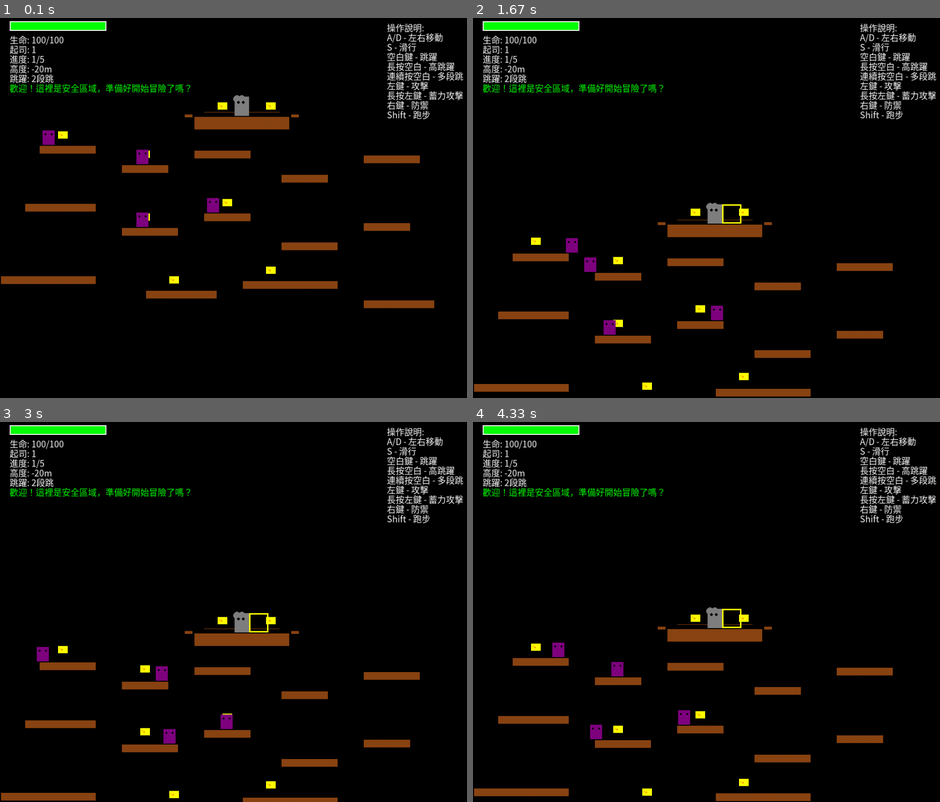
Above: before the commit, frames 1-4 (two rows, left to right).
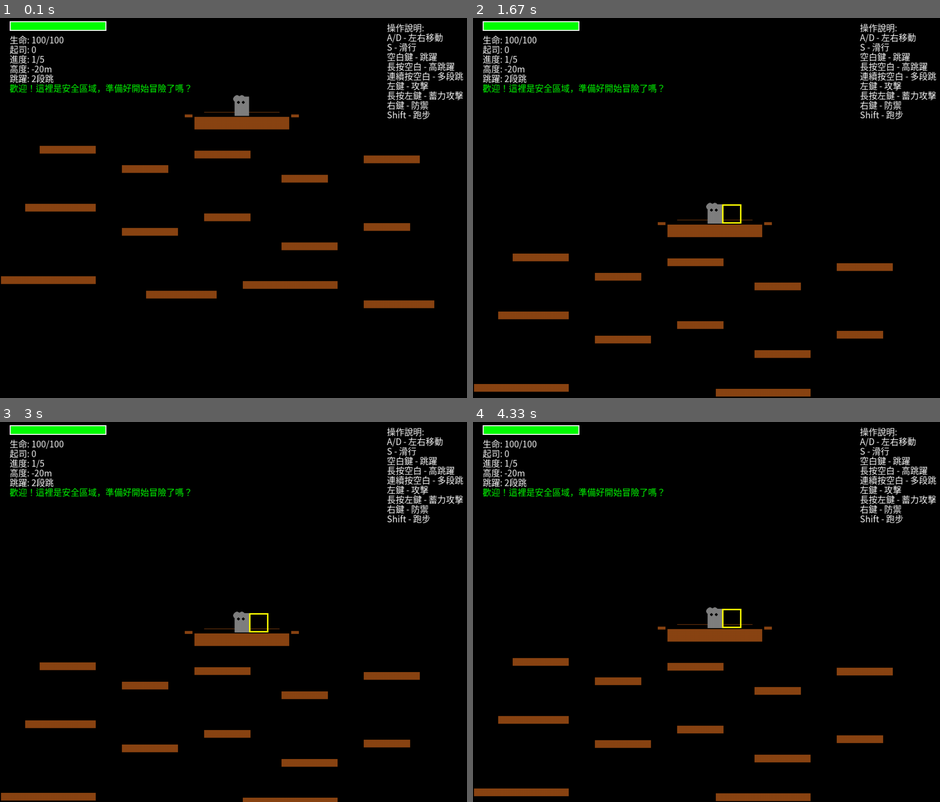
Above: after the commit, the same moments.

Repository: sonshu-boy/pygameXAgent
Game: pygame game, started from tower_adventure/main.py
Same seed, same stepped clock (60 frames per second), same inputs: the game is played once before the commit and once after it.
Inputs (mouse positions are in pixels of both pictures, inside the frame that each line leads up to):
- Up to frame 1 (0.1 s): no input
- Up to frame 2 (1.67 s): click (715, 204) at 0.38 s; click (547, 344) at 0.72 s; click (748, 113) at 1.05 s; press the mouse at (748, 113) at 1.37 s; move the mouse to (659, 128) at 1.47 s; release the mouse at (571, 143) at 1.6 s
- Up to frame 3 (3 s): click (228, 748) at 1.72 s; tap Space at 2 s; press the mouse at (228, 748) at 2.37 s; move the mouse to (214, 729) at 2.47 s; release the mouse at (200, 710) at 2.6 s
- Up to frame 4 (4.33 s): click (832, 536) at 3.22 s; press the mouse at (832, 536) at 3.53 s; move the mouse to (757, 631) at 3.63 s; release the mouse at (683, 726) at 3.77 s; click (757, 482) at 3.88 s; click (580, 593) at 4.22 s

The runs differ from the first frame. In frame 1, 0.7% of the frame differs, in the area x 6-60%, y 7-70%; in frame 2, 0.7%, in the area x 6-60%, y 7-98%; in frame 3, 0.7%; in frame 4, 0.7%.

Commit message:
feat: 移除遊戲中的敵人和起司元素，專注於平台挑戰與探索體驗；新增測試升級系統的檔案

Diff:
--- a/tower_adventure/levels/level_generator.py
+++ b/tower_adventure/levels/level_generator.py
@@ -48,32 +48,11 @@
             ]
         )
 
-        # 敵人（遠離安全區域）
-        enemies.extend(
-            [
-                Enemy(100, base_y + 50, "basic"),  # 在左下方平台
-                Enemy(270, base_y + 90, "basic"),  # 在中間平台
-                Enemy(270, base_y + 220, "basic"),  # 在下方平台
-                Enemy(440, base_y + 190, "basic"),  # 在右下方平台
-            ]
-        )
-
-        # 起司
-        cheeses.extend(
-            [
-                # 安全平台上的歡迎起司
-                Cheese(450, base_y - 10),  # 在安全平台上
-                Cheese(500, base_y - 10),  # 在安全平台上
-                Cheese(550, base_y - 10),  # 在安全平台上
-                # 其他區域的起司
-                Cheese(120, base_y + 50),
-                Cheese(290, base_y + 90),
-                Cheese(290, base_y + 220),
-                Cheese(460, base_y + 190),
-                Cheese(350, base_y + 350),
-                Cheese(550, base_y + 330),
-            ]
-        )
+        # 敵人（已移除）
+        # enemies.extend([])
+
+        # 起司（已移除）
+        # cheeses.extend([])
 
         return platforms, enemies, cheeses
 
@@ -106,37 +85,11 @@
             ]
         )
 
-        # 巡邏敵人
-        enemies.extend(
-            [
-                Enemy(120, base_y + 20, "basic"),
-                Enemy(400, base_y + 20, "basic"),
-                Enemy(670, base_y + 40, "basic"),
-                Enemy(220, base_y + 120, "basic"),
-                Enemy(470, base_y + 140, "basic"),
-                Enemy(720, base_y + 160, "basic"),
-                Enemy(180, base_y + 250, "basic"),
-                Enemy(380, base_y + 290, "basic"),
-                Enemy(580, base_y + 270, "basic"),
-            ]
-        )
-
-        # 更多起司獎勵
-        cheeses.extend(
-            [
-                Cheese(130, base_y + 20),
-                Cheese(280, base_y + 50),
-                Cheese(410, base_y + 20),
-                Cheese(560, base_y + 70),
-                Cheese(680, base_y + 40),
-                Cheese(230, base_y + 120),
-                Cheese(360, base_y + 170),
-                Cheese(480, base_y + 140),
-                Cheese(610, base_y + 190),
-                Cheese(380, base_y + 290),
-                Cheese(580, base_y + 270),
-            ]
-        )
+        # 巡邏敵人（已移除）
+        # enemies.extend([])
+
+        # 更多起司獎勵（已移除）
+        # cheeses.extend([])
 
         return platforms, enemies, cheeses
 
@@ -166,52 +119,11 @@
             ]
         )
 
-        # 大量敵人
-        enemies.extend(
-            [
-                Enemy(20, base_y + 50, "basic"),
-                Enemy(100, base_y + 50, "basic"),
-                Enemy(240, base_y + 90, "basic"),
-                Enemy(320, base_y + 90, "basic"),
-                Enemy(440, base_y + 50, "basic"),
-                Enemy(520, base_y + 50, "basic"),
-                Enemy(660, base_y + 110, "basic"),
-                Enemy(740, base_y + 110, "boss"),
-                Enemy(120, base_y + 170, "basic"),
-                Enemy(200, base_y + 170, "basic"),
-                Enemy(370, base_y + 210, "basic"),
-                Enemy(450, base_y + 210, "basic"),
-                Enemy(600, base_y + 170, "basic"),
-                Enemy(680, base_y + 170, "boss"),
-                Enemy(70, base_y + 290, "basic"),
-                Enemy(150, base_y + 290, "basic"),
-                Enemy(270, base_y + 330, "basic"),
-                Enemy(440, base_y + 300, "basic"),
-                Enemy(520, base_y + 300, "basic"),
-                Enemy(640, base_y + 350, "boss"),
-                Enemy(800, base_y + 320, "boss"),
-            ]
-        )
-
-        # 豐富的起司獎勵
-        cheeses.extend(
-            [
-                Cheese(50, base_y + 50),
-                Cheese(130, base_y + 50),
-                Cheese(270, base_y + 90),
-                Cheese(350, base_y + 90),
-                Cheese(470, base_y + 50),
-                Cheese(550, base_y + 50),
-                Cheese(150, base_y + 170),
-                Cheese(230, base_y + 170),
-                Cheese(400, base_y + 210),
-                Cheese(480, base_y + 210),
-                Cheese(100, base_y + 290),
-                Cheese(300, base_y + 330),
-                Cheese(470, base_y + 300),
-                Cheese(670, base_y + 350),
-            ]
-        )
+        # 大量敵人（已移除）
+        # enemies.extend([])
+
+        # 豐富的起司獎勵（已移除）
+        # cheeses.extend([])
 
         return platforms, enemies, cheeses
 
@@ -255,61 +167,11 @@
             ]
         )
 
-        # 精英敵人
-        enemies.extend(
-            [
-                Enemy(140, base_y + 30, "basic"),
-                Enemy(240, base_y + 60, "basic"),
-                Enemy(330, base_y + 30, "basic"),
-                Enemy(430, base_y + 70, "basic"),
-                Enemy(520, base_y + 40, "basic"),
-                Enemy(620, base_y + 80, "basic"),
-                Enemy(710, base_y + 50, "basic"),
-                Enemy(100, base_y + 140, "boss"),
-                Enemy(200, base_y + 110, "basic"),
-                Enemy(290, base_y + 150, "basic"),
-                Enemy(370, base_y + 120, "boss"),
-                Enemy(470, base_y + 160, "basic"),
-                Enemy(560, base_y + 130, "basic"),
-                Enemy(640, base_y + 170, "boss"),
-                Enemy(740, base_y + 140, "basic"),
-                Enemy(180, base_y + 240, "boss"),
-                Enemy(310, base_y + 210, "basic"),
-                Enemy(430, base_y + 250, "boss"),
-                Enemy(550, base_y + 220, "basic"),
-                Enemy(670, base_y + 260, "boss"),
-            ]
-        )
-
-        # 高價值起司
-        cheeses.extend(
-            [
-                Cheese(150, base_y + 30),
-                Cheese(250, base_y + 60),
-                Cheese(340, base_y + 30),
-                Cheese(440, base_y + 70),
-                Cheese(530, base_y + 40),
-                Cheese(630, base_y + 80),
-                Cheese(720, base_y + 50),
-                Cheese(110, base_y + 140),
-                Cheese(210, base_y + 110),
-                Cheese(300, base_y + 150),
-                Cheese(380, base_y + 120),
-                Cheese(480, base_y + 160),
-                Cheese(570, base_y + 130),
-                Cheese(650, base_y + 170),
-                Cheese(750, base_y + 140),
-                Cheese(190, base_y + 240),
-                Cheese(320, base_y + 210),
-                Cheese(440, base_y + 250),
-                Cheese(560, base_y + 220),
-                Cheese(680, base_y + 260),
-                Cheese(130, base_y + 320),
-                Cheese(330, base_y + 350),
-                Cheese(530, base_y + 330),
-                Cheese(730, base_y + 360),
-            ]
-        )
+        # 精英敵人（已移除）
+        # enemies.extend([])
+
+        # 高價值起司（已移除）
+        # cheeses.extend([])
 
         return platforms, enemies, cheeses
 
@@ -335,41 +197,11 @@
             ]
         )
 
-        # Boss和最終敵人
-        enemies.extend(
-            [
-                Enemy(250, base_y + 70, "boss"),  # 主Boss
-                Enemy(300, base_y + 70, "boss"),  # 副Boss
-                Enemy(520, base_y + 120, "boss"),
-                Enemy(120, base_y + 170, "boss"),
-                Enemy(370, base_y + 220, "boss"),
-                Enemy(620, base_y + 190, "boss"),
-                Enemy(200, base_y + 290, "boss"),
-                Enemy(300, base_y + 290, "boss"),
-                Enemy(520, base_y + 330, "boss"),
-                Enemy(770, base_y + 310, "boss"),
-            ]
-        )
-
-        # 最終獎勵起司
-        cheeses.extend(
-            [
-                Cheese(260, base_y + 70),
-                Cheese(310, base_y + 70),
-                Cheese(530, base_y + 120),
-                Cheese(130, base_y + 170),
-                Cheese(380, base_y + 220),
-                Cheese(630, base_y + 190),
-                Cheese(220, base_y + 290),
-                Cheese(320, base_y + 290),
-                Cheese(530, base_y + 330),
-                Cheese(780, base_y + 310),
-                Cheese(200, base_y + 420),  # 終點獎勵
-                Cheese(400, base_y + 420),
-                Cheese(600, base_y + 420),
-                Cheese(800, base_y + 420),
-            ]
-        )
+        # Boss和最終敵人（已移除）
+        # enemies.extend([])
+
+        # 最終獎勵起司（已移除）
+        # cheeses.extend([])
 
         return platforms, enemies, cheeses
 
@@ -412,13 +244,13 @@
             ]
         )
 
-        # 在安全平台上放置治療起司
-        cheese_spacing = 80
-        cheese_start_x = main_platform_x + 50
-        for i in range(6):  # 6個治療起司
-            cheese_x = cheese_start_x + i * cheese_spacing
-            if cheese_x < main_platform_x + main_platform_width - 50:
-                cheeses.append(Cheese(cheese_x, section_start_y - 80))
+        # 在安全平台上放置治療起司（已移除）
+        # cheese_spacing = 80
+        # cheese_start_x = main_platform_x + 50
+        # for i in range(6):  # 6個治療起司
+        #     cheese_x = cheese_start_x + i * cheese_spacing
+        #     if cheese_x < main_platform_x + main_platform_width - 50:
+        #         cheeses.append(Cheese(cheese_x, section_start_y - 80))
 
         return platforms, cheeses
 
@@ -447,12 +279,14 @@
                     base_y
                 )
                 all_platforms.extend(safe_platforms)
-                all_cheeses.extend(safe_cheeses)
+                # 安全起司已移除
+                # all_cheeses.extend(safe_cheeses)
 
             # 生成該區域的內容
             platforms, enemies, cheeses = section_func(base_y)
             all_platforms.extend(platforms)
-            all_enemies.extend(enemies)
-            all_cheeses.extend(cheeses)
+            # 敵人和起司已移除
+            # all_enemies.extend(enemies)
+            # all_cheeses.extend(cheeses)
 
         return all_platforms, all_enemies, all_cheeses
Empty file added: tower_adventure/test_upgrade_system.py
Not shown, changed: tower_adventure/.github/copilot-instructions.md
